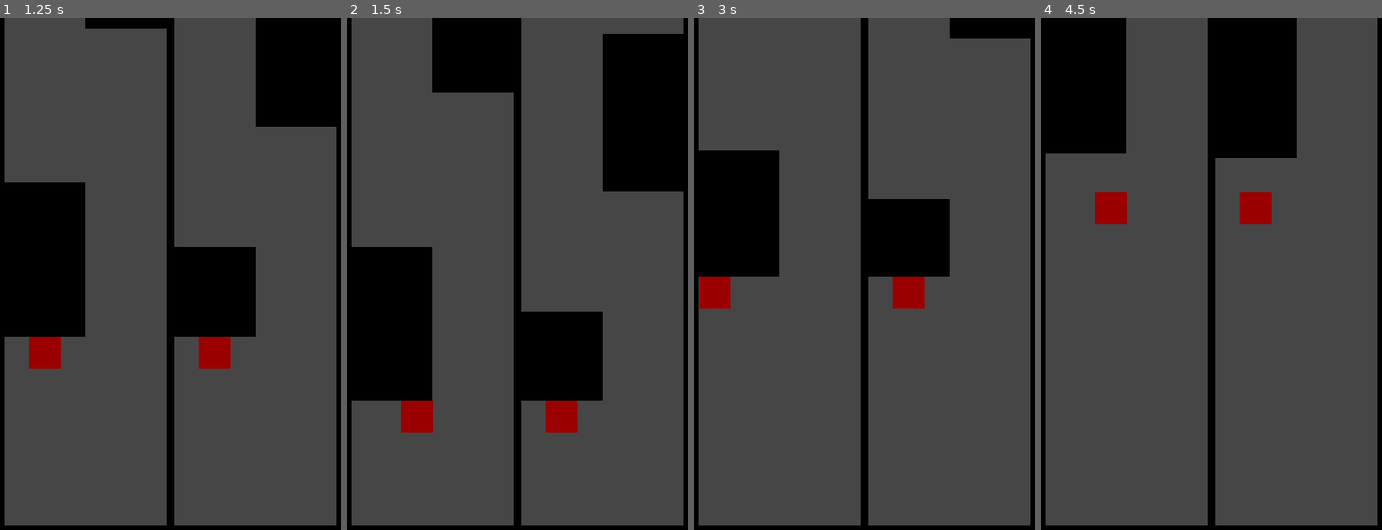
Above: before the commit, frames 1-4 (left to right).
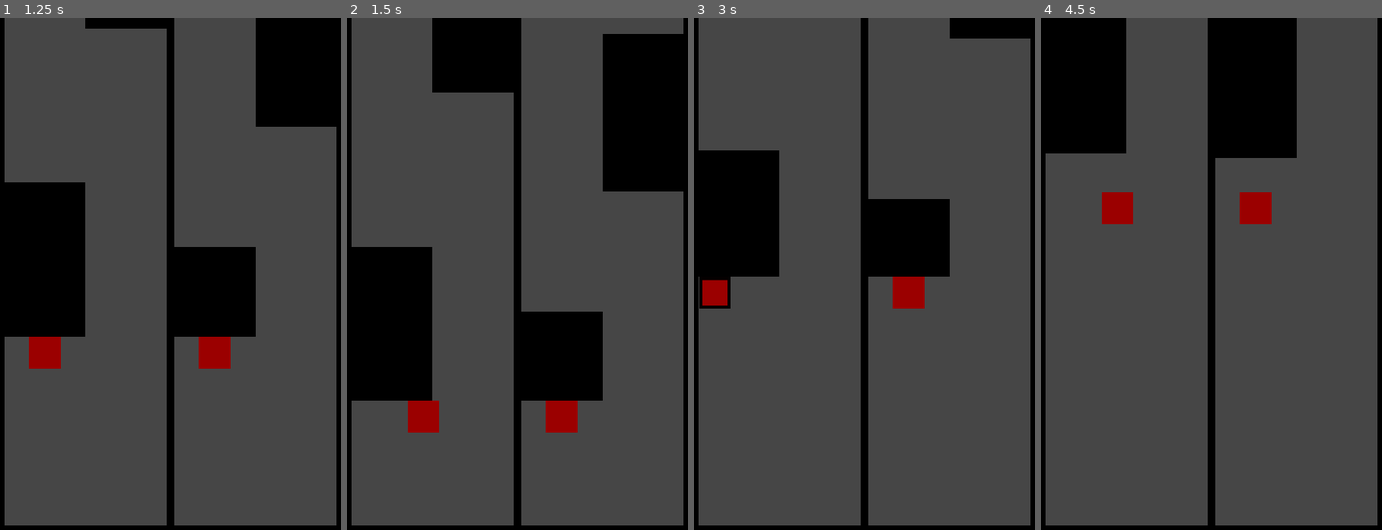
Above: after the commit, the same moments.

Repository: marzecdawid/Game1
Game: Godot game, scene res://Main.tscn
Two runs of this game, one before a commit and one after it. Both use one fixed random seed, a clock stepped at 60 frames per second and the inputs below.
Inputs (mouse positions are in pixels of both pictures, inside the frame that each line leads up to):
- Up to frame 1 (1.25 s): move the mouse to (245, 289) at 0.52 s; hold Up (ui_up) from 0.53 s (still down); click (245, 289) at 0.67 s
- Up to frame 2 (1.5 s): release Up (ui_up) at 1.25 s; drag from (449, 350) to (500, 442) at 1.27 s
- Up to frame 3 (3 s): move the mouse to (898, 186) at 2.02 s; hold Up (ui_up) 2.03-2.75 s; drag from (847, 442) to (762, 233) at 2.77 s
- Up to frame 4 (4.5 s): move the mouse to (1313, 412) at 3.52 s; drag from (1109, 233) to (1160, 171) at 4.27 s

Frame 1 is identical in both runs. In frame 2, 0.2% of the frame differs, in the area x 15-28%, y 74-81%; in frame 3, 0.2%; in frame 4, 0.2%.

Commit message:
Added very simple bot, other small changes:
Player start changig lane in the same frame the input happend instead of in the next frame.
Fixed rare bug: when the player hits a block and doesn't has remaining movement it would get stuck at 0 speed.

Diff:
--- a/Block.gd
+++ b/Block.gd
@@ -11,7 +11,6 @@
 
 func _physics_process(delta):
 	$Sprite.position = $Body.position #TODO
-
 
 
 func set_length(new_lenght: float):
--- a/GameSegment.gd
+++ b/GameSegment.gd
@@ -1,4 +1,5 @@
 extends Node2D
+
 
 export (PackedScene) var Block
 
@@ -12,7 +13,7 @@
 var neutral_pos = size.y / 2 - 200
 
 var block = []
-var block_distance = [300.0, 500]
+var block_distance = [300.0, 500.0]
 var block_length = [200.0, 512.0]
 var last_block :int
 var spawn_path = 0 # 0-1
@@ -22,12 +23,15 @@
 export var block_speed_inc := 0.01
 var block_speed := 0.0
 
+export var bot_enabled := false
+var player_passed_block := true
+
 var touch_index := -1
 
 func _enter_tree():
 	calculate_lane_pos_x()
 	player_spawn_pos = Vector2(lane_pos_x[0], neutral_pos)
-
+	$Player/Body/RayCast2D.enabled = bot_enabled
 	reset()
 
 func _input(event):
@@ -49,10 +53,14 @@
 		# Fixes the problem with collision detection when two objects move to each other in the same frame using move_and_collide
 		collision_fix()
 
+		if bot_enabled and !$Player.get_flag("changing_lane"):
+			dumb_bot()
+
+		if !$Player.get_flag("changing_lane"):
+			player_input()
+
 		if $Player.get_flag("changing_lane"):
 			player_lane_changing(delta)
-		else:
-			player_input()
 
 		difficulty_scaling(delta)
 
@@ -135,7 +143,7 @@
 	# Set x speed
 	if $Player.get_flag("slowed"):
 		var weight: float = ($Player.get_position().x - lane_pos_x[$Player.target_lane]) / ($Player.hit_pos - lane_pos_x[$Player.target_lane])
-		$Player.speed.x = lerp($Player.speed_x_slow, 0.0, weight)
+		$Player.speed.x = lerp($Player.speed_x_slow, 0.5, weight)
 		$Player/Sprite/Sprite.modulate = Color(1, 1, 1, weight) # temporary here
 	else:
 		$Player.speed.x = $Player.speed_x_fast
@@ -149,6 +157,8 @@
 
 		$Player/Body.position += -collision.remainder
 		$Player.set_direction(-$Player.get_direction())
+
+		player_passed_block = true
 
 	# Check if player is moving to other lane, not a wall, and stop player when reach correct pos
 	var pt_lane :int = $Player.target_lane
@@ -230,3 +240,30 @@
 	$Player.target_lane = 0
 	$Player.set_direction(0)
 	$Player.set_position(player_spawn_pos)
+
+	player_passed_block = true
+
+
+# Very simple bot based on casting a ray with small random offset and checking if doesn't hit a block
+var offset := rand_range(-10.0, 50.0)
+func dumb_bot():
+	var cast_dir: int
+	if $Player.target_lane == 0:
+		cast_dir = 1
+	elif $Player.target_lane == 1:
+		cast_dir = -1
+
+	$Player/Body/RayCast2D.set_position(Vector2(0, offset))
+	$Player/Body/RayCast2D.set_cast_to(Vector2(cast_dir * 150.0, 0))
+	$Player/Body/RayCast2D.force_raycast_update()
+
+	if $Player/Body/RayCast2D.is_colliding():
+		player_passed_block = true
+	elif player_passed_block:
+		if cast_dir == 1:
+			Input.action_press(input.right)
+		else:
+			Input.action_press(input.left)
+		offset = rand_range(-15.0, 60.0)
+
+		player_passed_block = false
--- a/Player.tscn
+++ b/Player.tscn
@@ -35,3 +35,7 @@
 
 [node name="CollisionShape2D" type="CollisionShape2D" parent="Body"]
 shape = SubResource( 1 )
+
+[node name="RayCast2D" type="RayCast2D" parent="Body"]
+cast_to = Vector2( -150, 0 )
+collision_mask = 2
